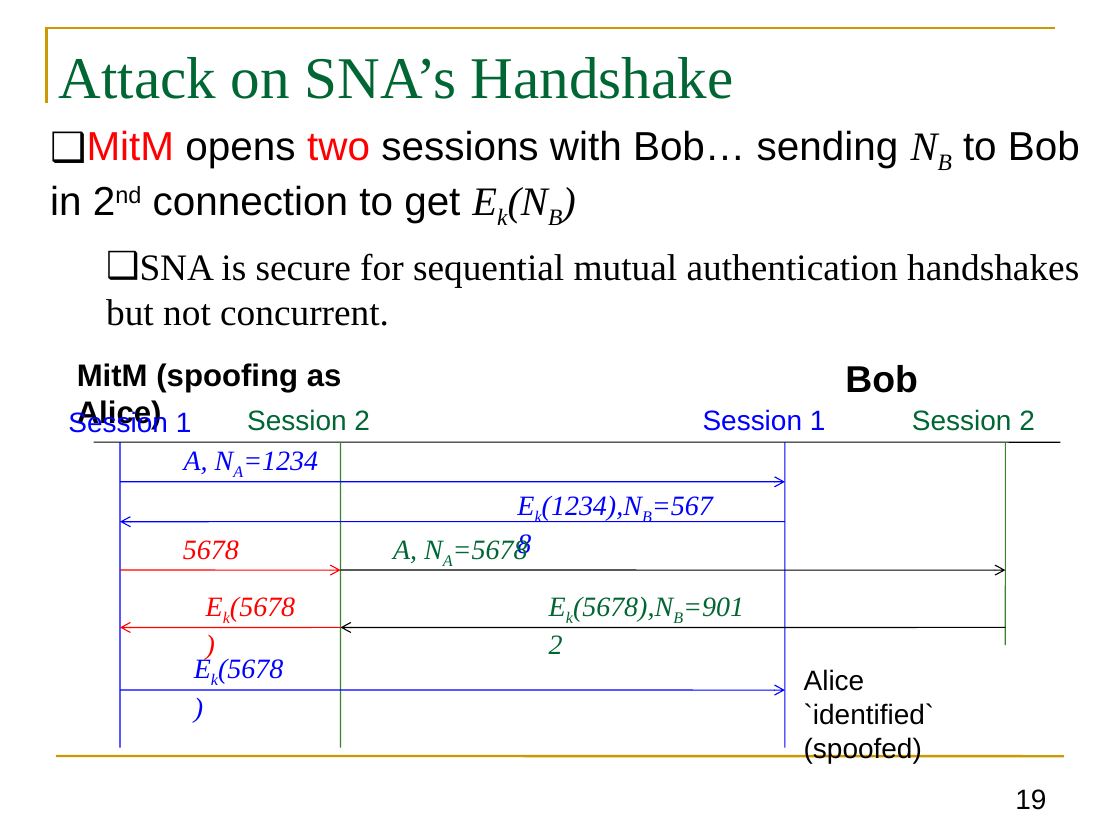
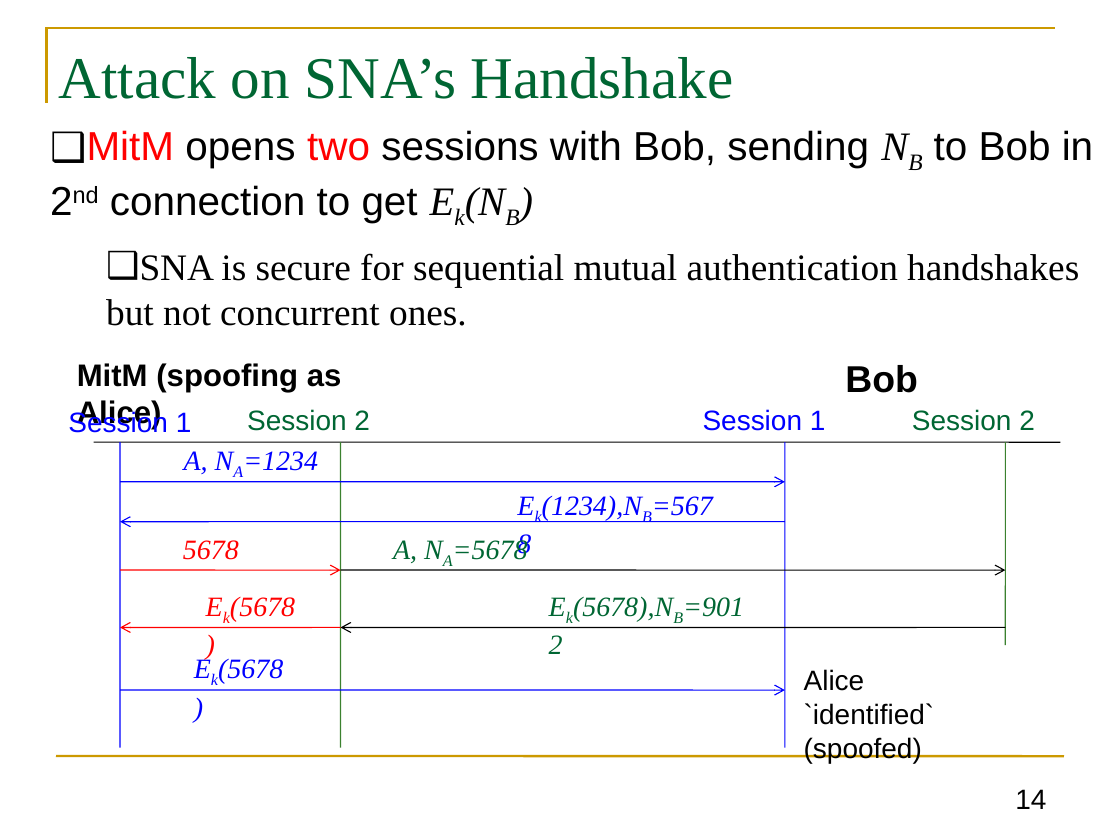
Before and after one commit to GhadaAlmashaqbeh/GhadaAlmashaqbeh.github.io, a slide deck: slide 14 of courses/cse3400-f2024/lecture8.pptx (slide 19 before the commit). Drawn at 1120x840 pixels with LibreOffice and Linux fonts; fonts in the diff are those of the drawing. Boxes give left, top, right and bottom in pixels: in the first picture for what was removed or moved away, otherwise in the second. Text is boxed around its words. In the diff, an @@ line names an element or a change of style, - is before the commit and + after.

```diff
--- a/courses/cse3400-f2024/lecture8.pptx
+++ b/courses/cse3400-f2024/lecture8.pptx
@@ text at box(87, 130, 1093, 326): text changed @@
-❑ MitM opens two sessions with Bob… sending NB to Bob in 2nd connection to get Ek(NB)
-  ❑ SNA is secure for sequential mutual authentication handshakes but not concurrent.
+❑ MitM opens two sessions with Bob, sending NB to Bob in 2nd connection to get Ek(NB)
+  ❑ SNA is secure for sequential mutual authentication handshakes but not concurrent ones.
@@ page number at box(1015, 789, 1046, 809): text changed @@
-19
+14
```
Also in this commit, not shown: 12 other slides changed, 5 slides removed, 3 other files.
